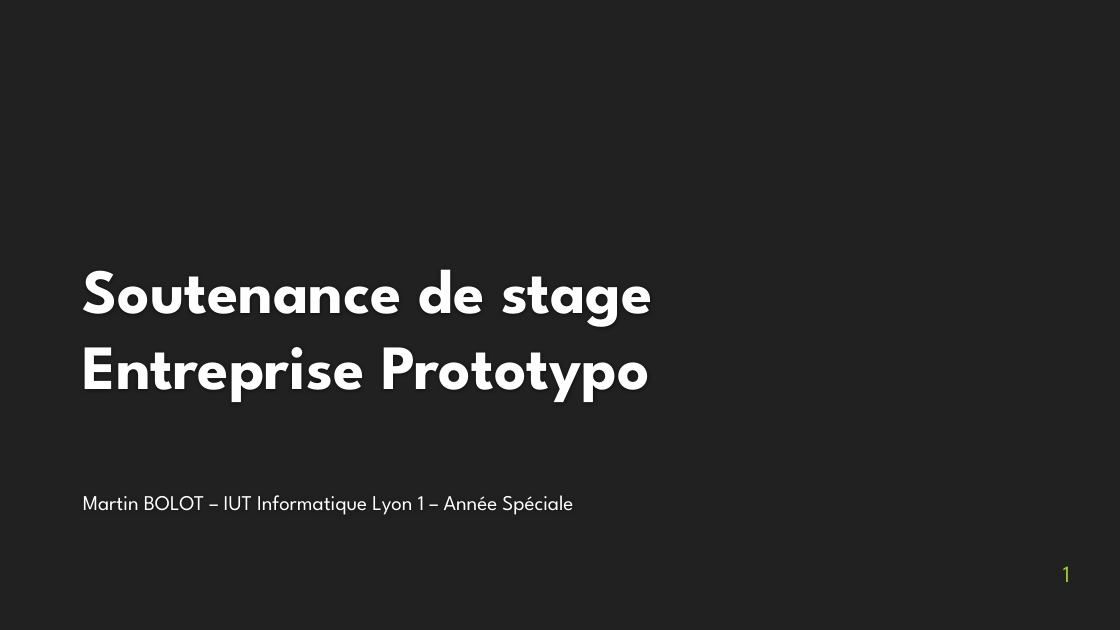
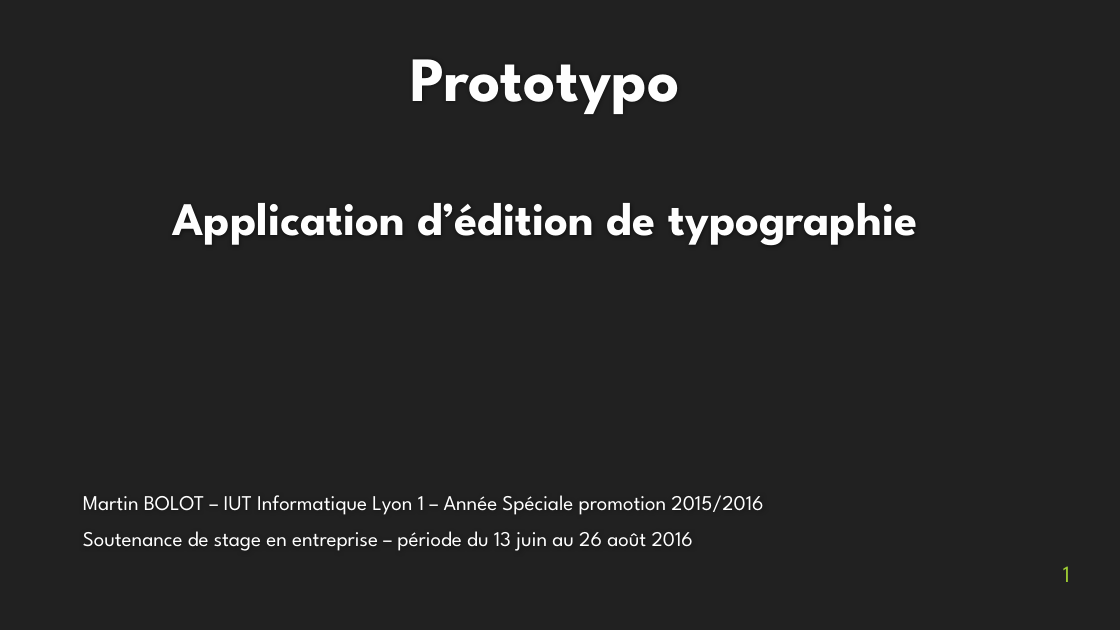
Before and after one commit to MartinBolot/Cours-IUT-Lyon1, a slide deck: slide 1 of Stage/Soutenance/presentation_soutenance.pptx. Drawn at 1120x630 pixels with LibreOffice and Linux fonts; fonts in the diff are those of the drawing; background and template pictures are left out. Boxes give left, top, right and bottom in pixels: in the first picture for what was removed or moved away, otherwise in the second. Text is boxed around its words. In the diff, an @@ line names an element or a change of style, - is before the commit and + after.

Commit message:
avancee soutenance

```diff
--- a/Stage/Soutenance/presentation_soutenance.pptx
+++ b/Stage/Soutenance/presentation_soutenance.pptx
@@ title "Prototypo Application d’édition de typographie" at bbox=[173, 59, 917, 245]: vertical alignment bottom to top @@
@@ title at bbox=[173, 59, 917, 245]: text changed; size 54 to 40 pt @@
-Soutenance de stage
-Entreprise Prototypo
+Prototypo
+Application d’édition de typographie
@@ subtitle at bbox=[83, 495, 763, 551]: text changed @@
-Martin BOLOT – IUT Informatique Lyon 1 – Année Spéciale
+Martin BOLOT – IUT Informatique Lyon 1 – Année Spéciale promotion 2015/2016
+Soutenance de stage en entreprise – période du 13 juin au 26 août 2016
```
Also in this commit, not shown: 1 other slide changed, 3 slides added, 3 slides removed, 14 other files.
